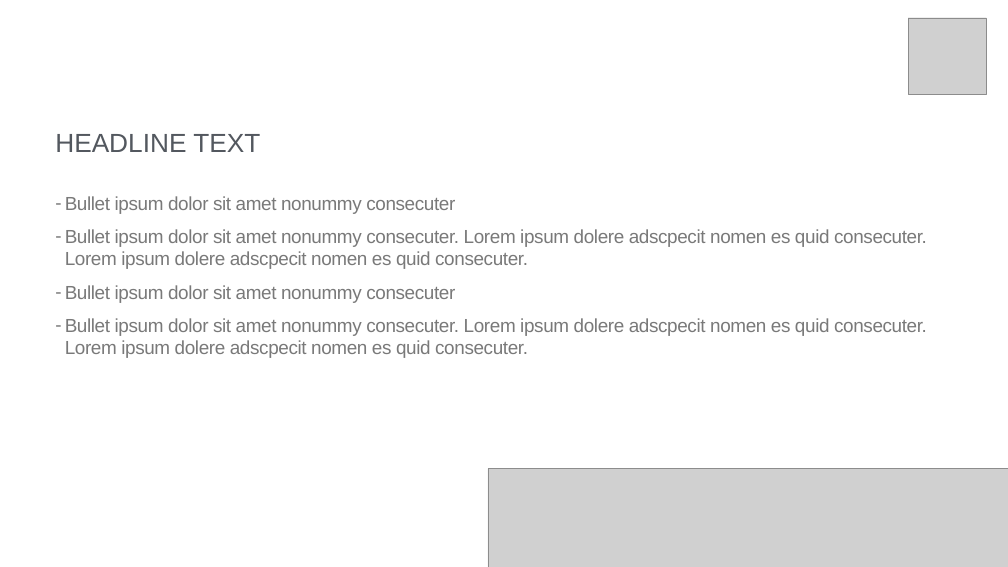
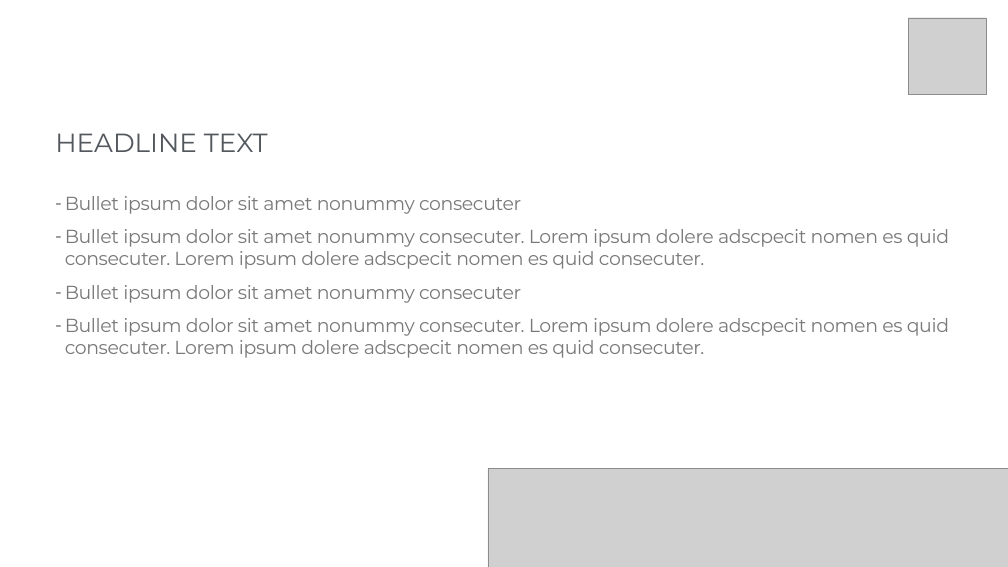
Before and after one commit to s0rta/dsw-site, a slide deck: slide 4 of public/media_assets/DSW17_TEMPLATE 16_9.pptx. Drawn at 1008x567 pixels with LibreOffice and Linux fonts; fonts in the diff are those of the drawing; grey boxes stand for pictures. Boxes give left, top, right and bottom in pixels: in the first picture for what was removed or moved away, otherwise in the second. Text is boxed around its words. In the diff, an @@ line names an element or a change of style, - is before the commit and + after.

```diff
--- a/public/media_assets/DSW17_TEMPLATE 16_9.pptx
+++ b/public/media_assets/DSW17_TEMPLATE 16_9.pptx
@@ text "HEADLINE TEXT" at (x1=55, y1=133, x2=268, y2=152): font Arial to Montserrat @@
@@ text "Bullet ipsum dolor sit amet ..." at (x1=65, y1=196, x2=949, y2=358): font Arial to Montserrat @@
```
Also in this commit, not shown: 5 other slides changed, 3 other files.
